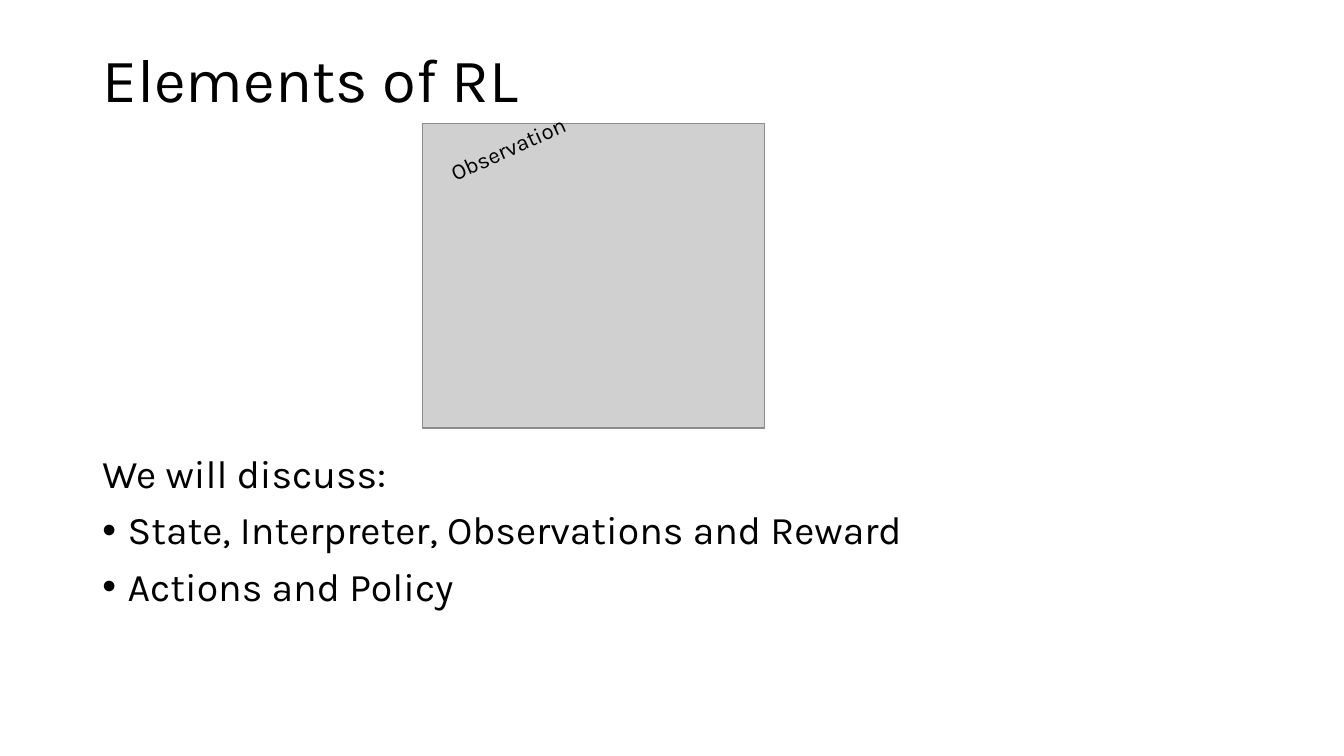
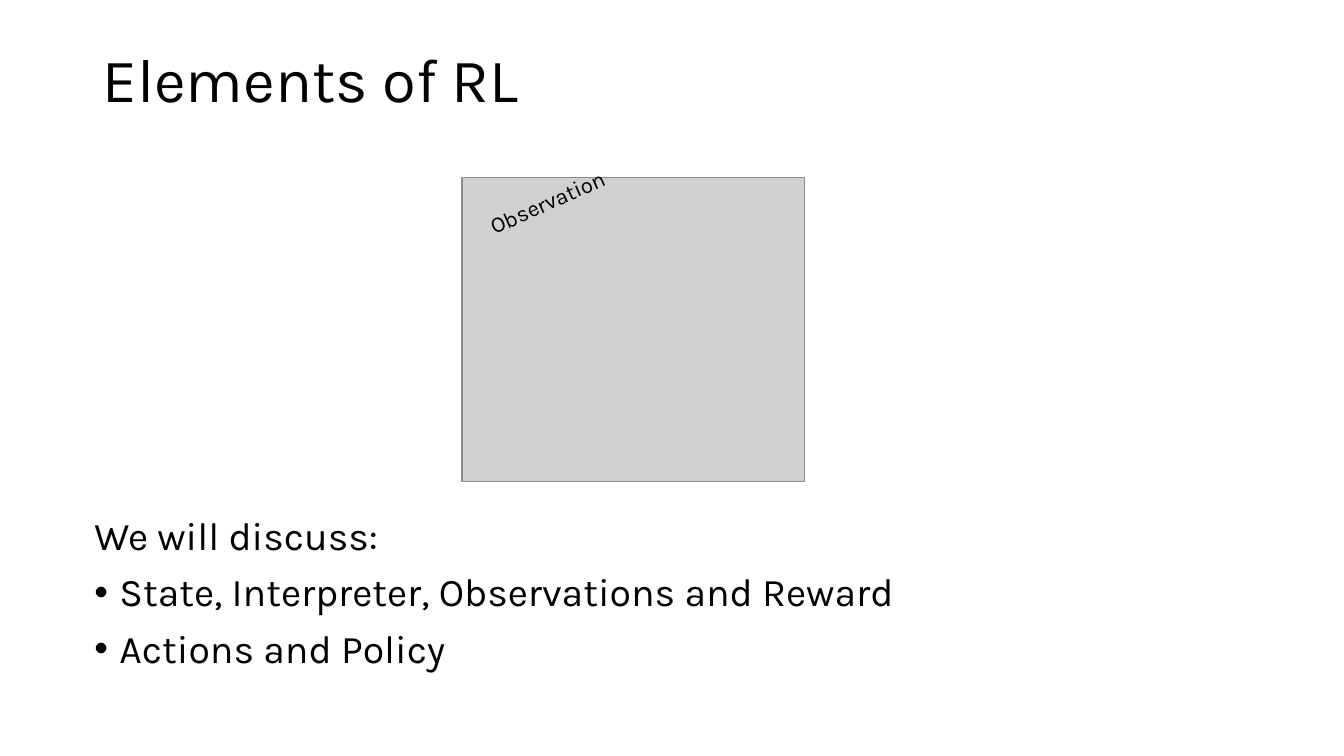
Before and after one commit to mhahsler/Introduction_to_Reinforcement_Learning, a slide deck: slide 14 of slides/Lecture_Chapter01.pptx. Drawn at 1344x756 pixels with LibreOffice and Linux fonts; fonts in the diff are those of the drawing; grey boxes stand for pictures. Boxes give left, top, right and bottom in pixels: in the first picture for what was removed or moved away, otherwise in the second. Text is boxed around its words. In the diff, an @@ line names an element or a change of style, - is before the commit and + after.

```diff
--- a/slides/Lecture_Chapter01.pptx
+++ b/slides/Lecture_Chapter01.pptx
@@ picture moved from (x1=422, y1=124, x2=764, y2=429) to (x1=462, y1=177, x2=804, y2=482) @@
@@ text "Observation" moved from (x1=435, y1=102, x2=582, y2=195) to (x1=475, y1=156, x2=621, y2=249) @@
@@ text "We will discuss:" moved from (x1=102, y1=461, x2=901, y2=611) to (x1=94, y1=523, x2=893, y2=673) @@
```
Also in this commit, not shown: 14 other slides changed, 8 slides added, 4 slides removed, 21 other files.
